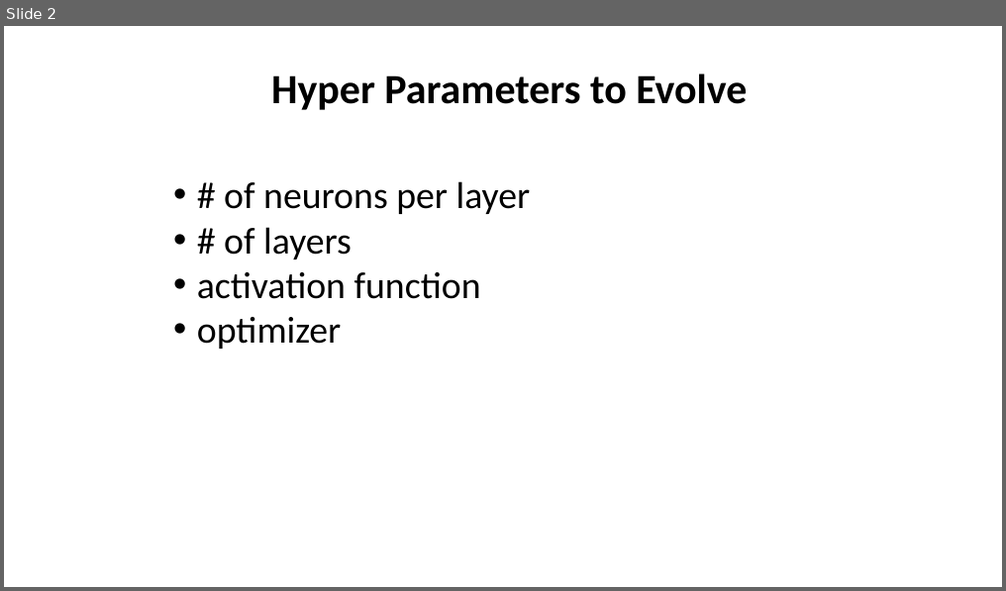
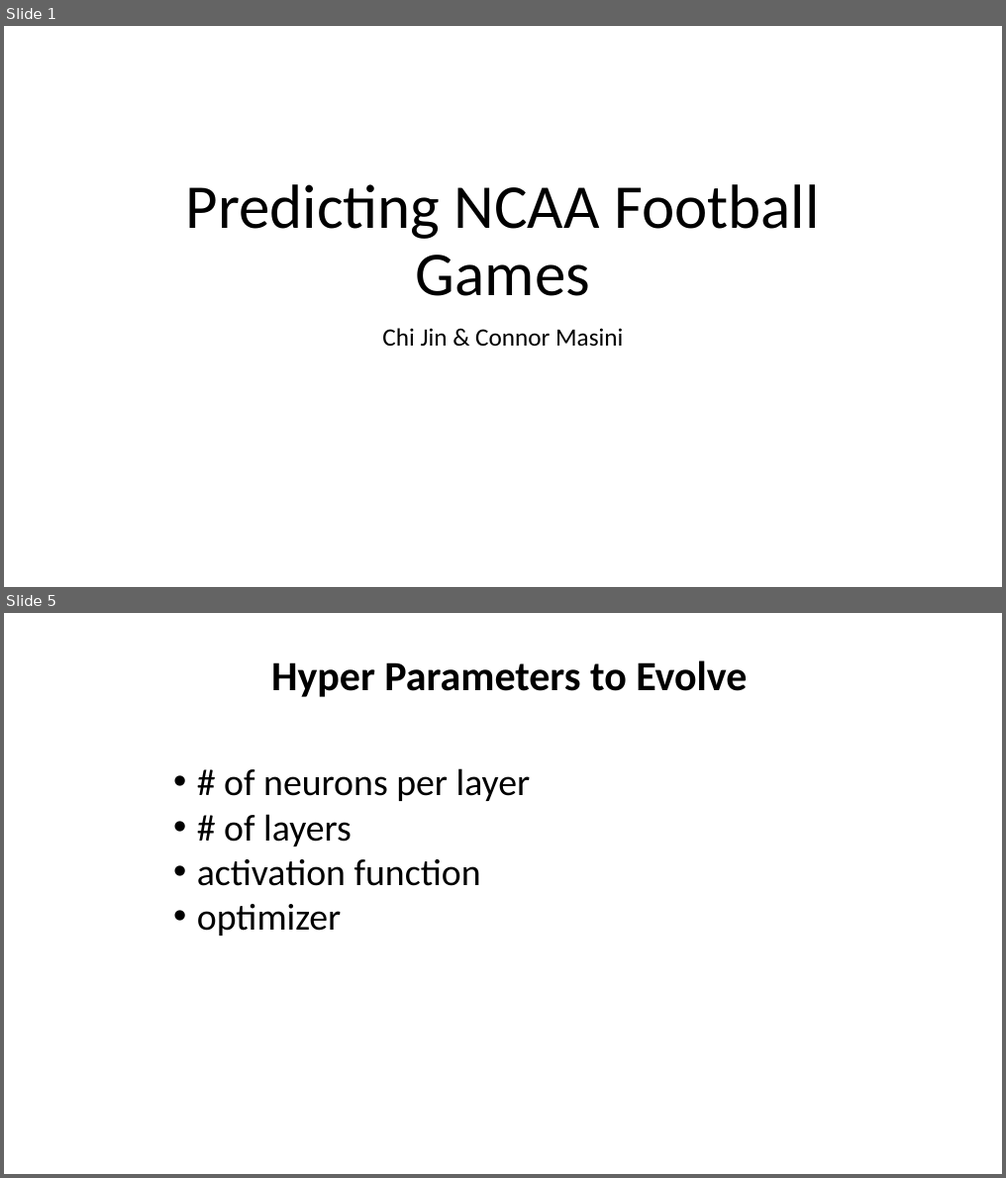
Before and after one commit to cjmasini/football_predictor, a slide deck: Presentation.pptx. Shown one above the other, each under a label of ours: slide 2 before the commit, slides 1 and 5 after it; the slides between them are not shown. The pictures are 1006x591 and 1006x1178 pixels, drawn with LibreOffice and Linux fonts; fonts in the diff are those of the drawing. Boxes give left, top, right and bottom in pixels: in the first picture for what was removed or moved away, otherwise in the second. Text is boxed around its words. In the diff, an @@ line names an element or a change of style, - is before the commit and + after.

```diff
--- a/Presentation.pptx
+++ b/Presentation.pptx
@@ slide 1 added at (4,26,1002,587), background #FFFFFF @@
@@ title added at (186,184,820,296), 60 pt, text #000000 @@
+Predicting NCAA Football Games
@@ subtitle added at (382,328,623,347), 24 pt, text #000000 @@
+Chi Jin & Connor Masini
@@ what was slide 2 is now slide 5 @@
```
Also in this commit, not shown: 2 slides changed, 3 other slides added, 1 other file.
